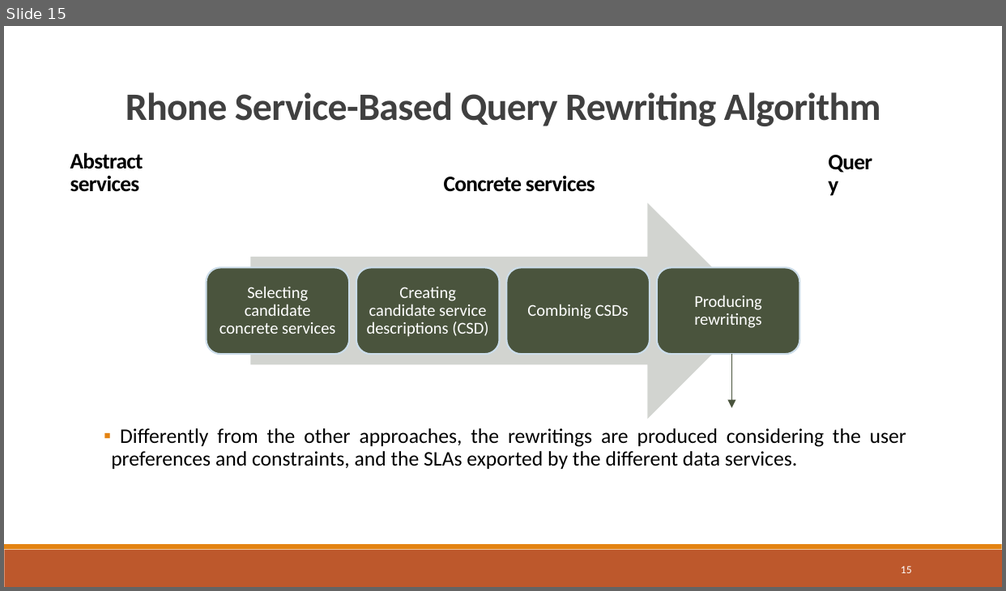
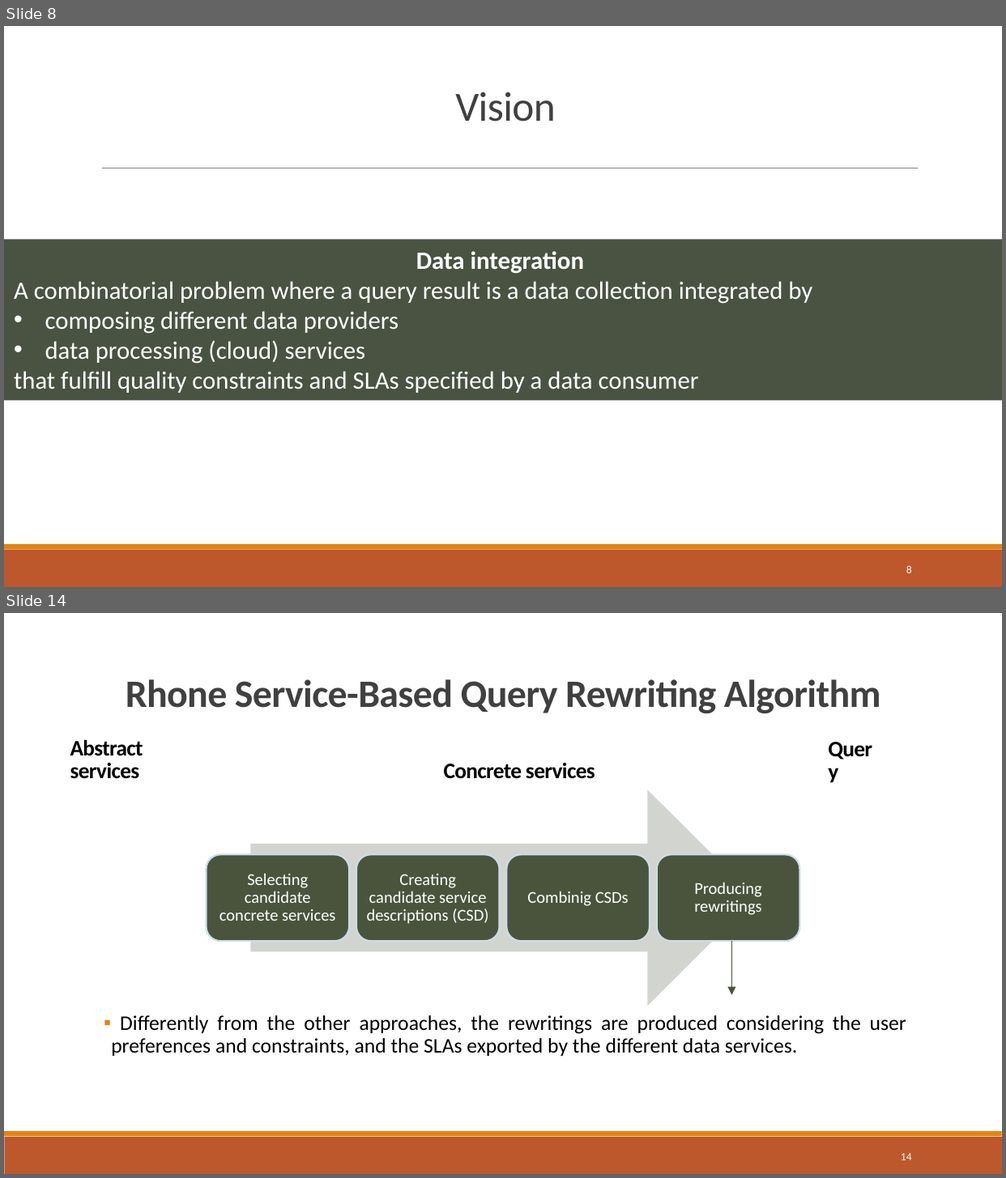
Before and after one commit to danielboni/DanielCarvalho-PhD, a slide deck: Presentations/ADBIS 2016/ADBIS-2016-Presentation.pptx. Shown one above the other, each under a label of ours: slide 15 before the commit, slides 8 and 14 after it; the slides between them are not shown. The pictures are 1006x591 and 1006x1178 pixels, drawn with LibreOffice and Linux fonts; fonts in the diff are those of the drawing. Boxes give left, top, right and bottom in pixels: in the first picture for what was removed or moved away, otherwise in the second. Text is boxed around its words. In the diff, an @@ line names an element or a change of style, - is before the commit and + after.

Commit message:
Modifications de Geno sur l'objectif, vision et principe de l'algorithme

```diff
--- a/Presentations/ADBIS 2016/ADBIS-2016-Presentation.pptx
+++ b/Presentations/ADBIS 2016/ADBIS-2016-Presentation.pptx
@@ slide 8 added at <box>4,26,1002,587</box>, background #FFFFFF; not listed: 2 template elements that a slide beside it also shows @@
@@ title added at <box>455,92,556,122</box>, 30 pt, text #404040 @@
+Vision
@@ line added from (102, 169) to (917, 169), #808080 0.5 pt @@
@@ rectangle added at <box>4,240,1002,401</box>, fill #4A5242, 18 pt, text #FFFFFF @@
+Data integration
+A combinatorial problem where a query result is a data collection integrated by
+• composing different data providers
+• data processing (cloud) services
+that fulfill quality constraints and SLAs specified by a data consumer
@@ page number added at <box>906,566,912,574</box>, 7.9 pt, text #FFFFFF @@
+8
@@ what was slide 15 is now slide 14 @@
@@ page number at <box>901,1153,912,1161</box>: text changed @@
-15
+14
```
Also in this commit, not shown: 7 slides changed, 2 other slides added, 1 slide removed.
